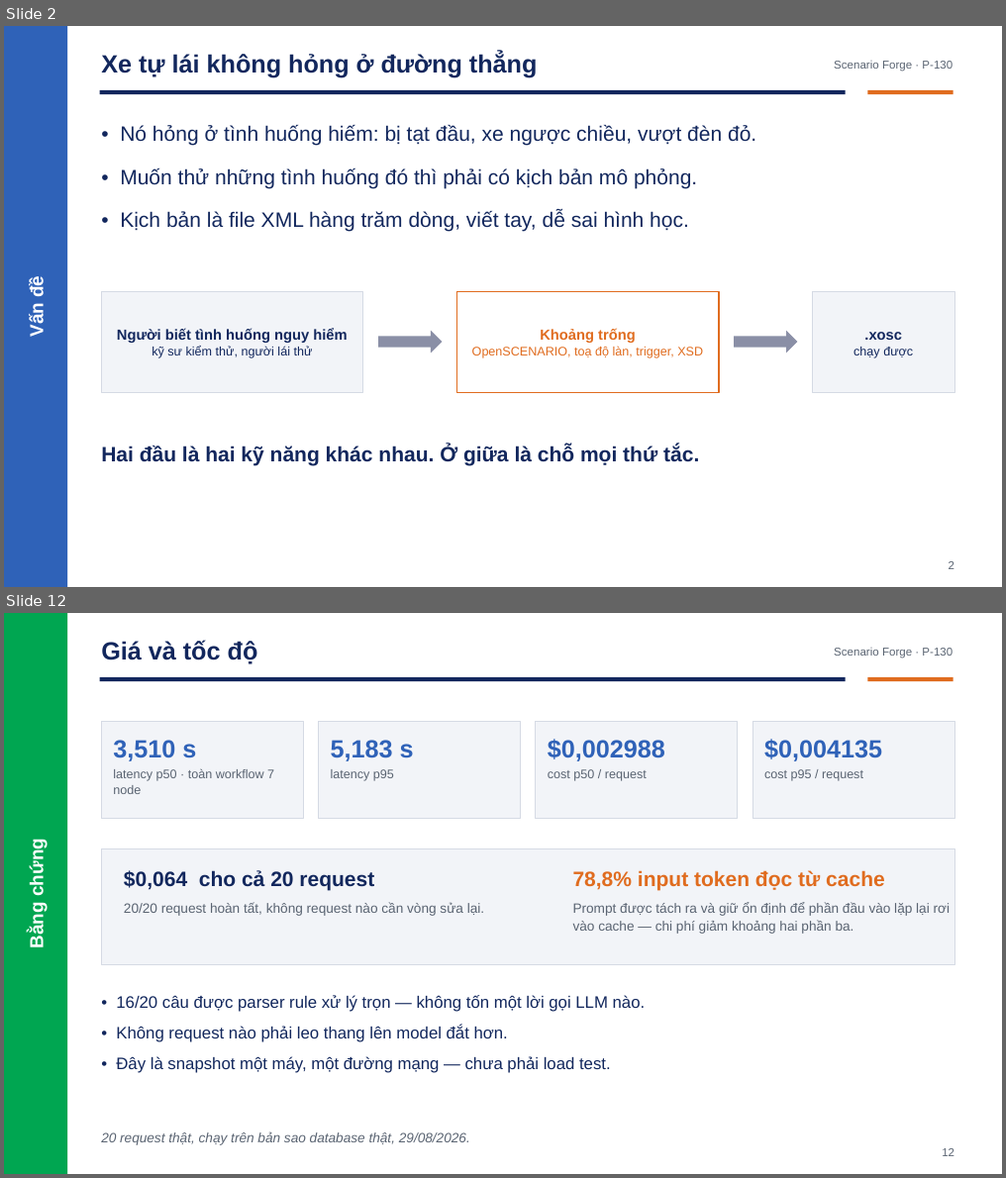
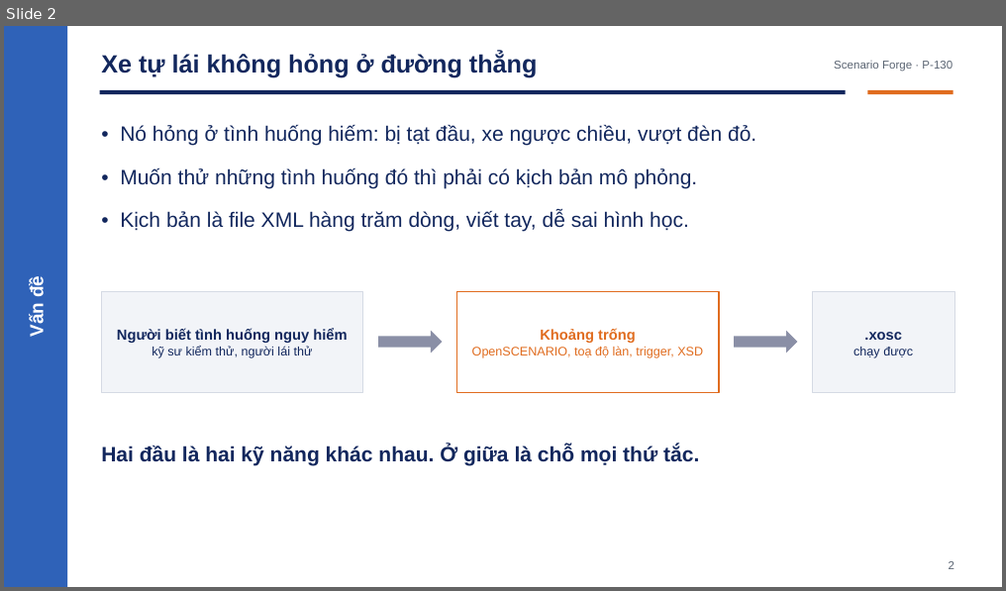
Before and after one commit to Menakanchi/nextjs-boilerplate, a slide deck: presentation/pitch_deck.pptx. Shown one above the other, each under a label of ours: slides 2 and 12 before the commit, slide 2 after it; the slides between them are not shown. The pictures are 1006x1178 and 1006x591 pixels, drawn with LibreOffice and Linux fonts; fonts in the diff are those of the drawing. Boxes give left, top, right and bottom in pixels: in the first picture for what was removed or moved away, otherwise in the second. Text is boxed around its words. In the diff, an @@ line names an element or a change of style, - is before the commit and + after.

```diff
--- a/presentation/pitch_deck.pptx
+++ b/presentation/pitch_deck.pptx
@@ slide 12 removed at [4, 613, 1002, 1174], background #FFFFFF @@
@@ rectangle removed at [4, 613, 67, 1174] @@
@@ text removed at [101, 640, 258, 664] @@
-Giá và tốc độ
@@ text removed at [834, 648, 952, 659] @@
-Scenario Forge · P-130
@@ rectangle removed at [100, 677, 846, 682] @@
@@ rectangle removed at [868, 677, 953, 682] @@
@@ rectangle removed at [101, 722, 303, 819] @@
@@ rectangle removed at [319, 722, 521, 819] @@
@@ rectangle removed at [536, 722, 738, 819] @@
@@ rectangle removed at [752, 722, 954, 819] @@
@@ text removed at [113, 740, 274, 794] @@
-3,510 s
-latency p50 · toàn workflow 7 node
@@ text removed at [331, 740, 414, 781] @@
-5,183 s
-latency p95
@@ text removed at [548, 739, 665, 781] @@
-$0,002988
-cost p50 / request
@@ text removed at [764, 739, 882, 781] @@
-$0,004135
-cost p95 / request
@@ text removed at [27, 844, 48, 948] @@
-Bằng chứng
@@ rectangle removed at [101, 849, 954, 964] @@
@@ text removed at [124, 870, 484, 916] @@
-$0,064 cho cả 20 request
-20/20 request hoàn tất, không request nào cần vòng sửa lại.
@@ text removed at [573, 870, 949, 934] @@
-78,8% input token đọc từ cache
-Prompt được tách ra và giữ ổn định để phần đầu vào lặp lại rơi vào cache — chi phí giảm khoảng hai phần ba.
@@ text removed at [116, 995, 646, 1073] @@
-• 16/20 câu được parser rule xử lý trọn — không tốn một lời gọi LLM nào.
-• Không request nào phải leo thang lên model đắt hơn.
-• Đây là snapshot một máy, một đường mạng — chưa phải load test.
@@ text removed at [101, 1132, 470, 1146] @@
-20 request thật, chạy trên bản sao database thật, 29/08/2026.
@@ text removed at [942, 1149, 954, 1157] @@
-12
```
Also in this commit, not shown: 4 slides changed, 2 slides added, 7 other slides removed, 1 other file.
